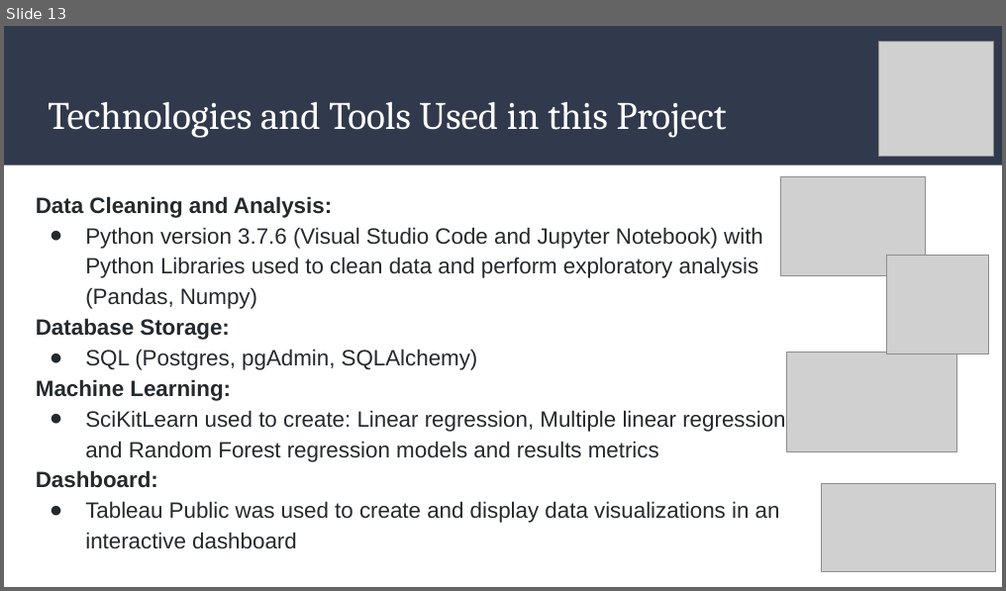
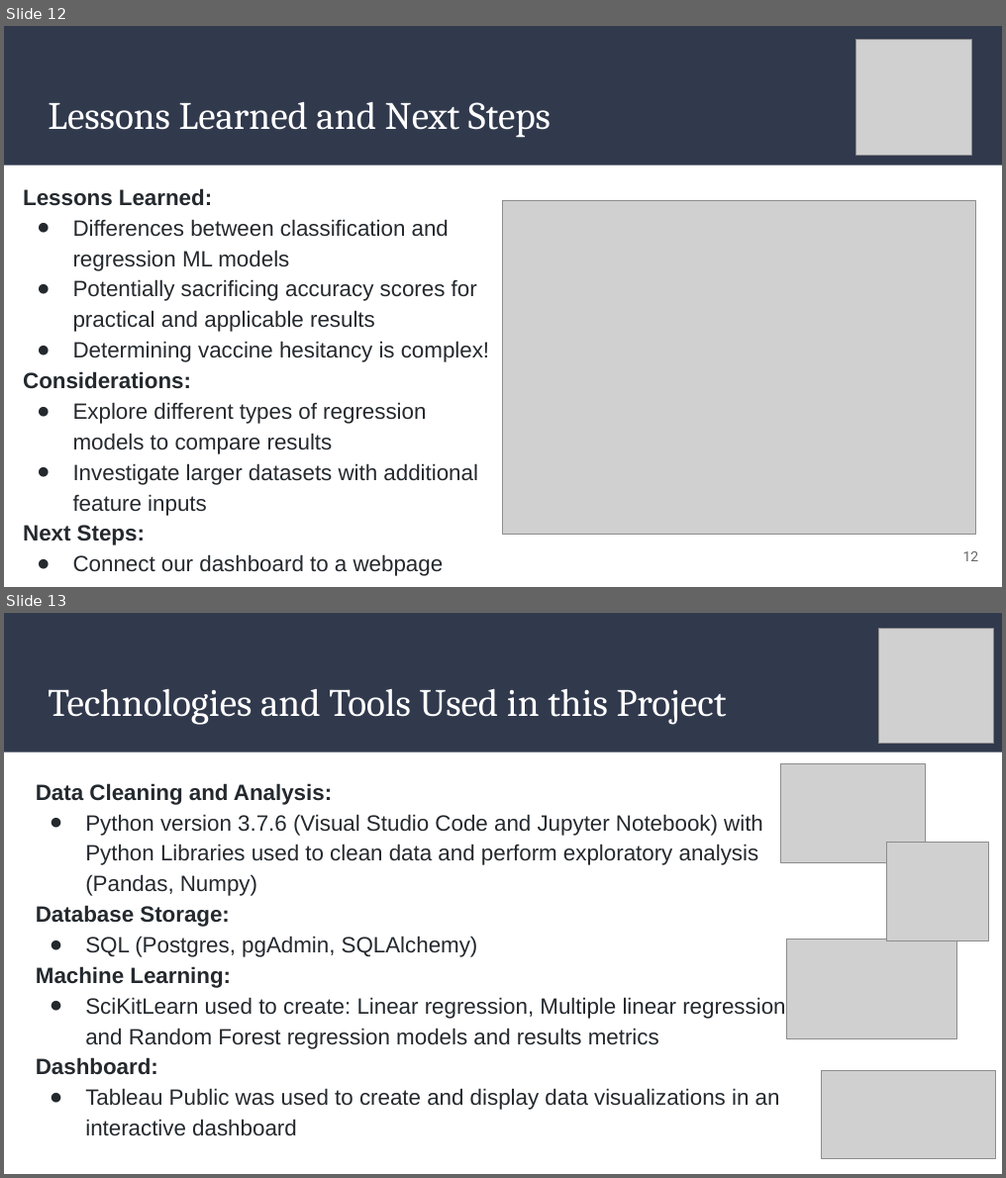
Before and after one commit to AaraniSivasekaram/Predictive_Modelling_Project, a slide deck: Vaccine Hesitancy Presentation.pptx. Shown one above the other, each under a label of ours: slide 13 before the commit, slides 12 and 13 after it. The pictures are 1006x591 and 1006x1178 pixels, drawn with LibreOffice and Linux fonts; fonts in the diff are those of the drawing; grey boxes stand for pictures. Boxes give left, top, right and bottom in pixels: in the first picture for what was removed or moved away, otherwise in the second. Text is boxed around its words. In the diff, an @@ line names an element or a change of style, - is before the commit and + after.

```diff
--- a/Vaccine Hesitancy Presentation.pptx
+++ b/Vaccine Hesitancy Presentation.pptx
@@ slide 12 added at box(4, 26, 1002, 587), background #FFFFFF; not listed: 1 template element that a slide beside it also shows @@
@@ picture added at box(856, 40, 972, 156) @@
@@ title added at box(48, 101, 550, 138), 28 pt, text #FFFFFF @@
+Lessons Learned and Next Steps
@@ text added at box(23, 188, 489, 576), 16 pt, text #24292E @@
+Lessons Learned:
+● Differences between classification and regression ML models
+● Potentially sacrificing accuracy scores for practical and applicable results
+● Determining vaccine hesitancy is complex!
+Considerations:
+● Explore different types of regression models to compare results
+● Investigate larger datasets with additional feature inputs
+Next Steps:
+● Connect our dashboard to a webpage
@@ picture added at box(503, 200, 976, 535) @@
@@ page number added at box(963, 552, 979, 562), 10 pt, text #666666 @@
+12
```
Also in this commit, not shown: 3 slides changed, 1 slide removed, 1 other file.
